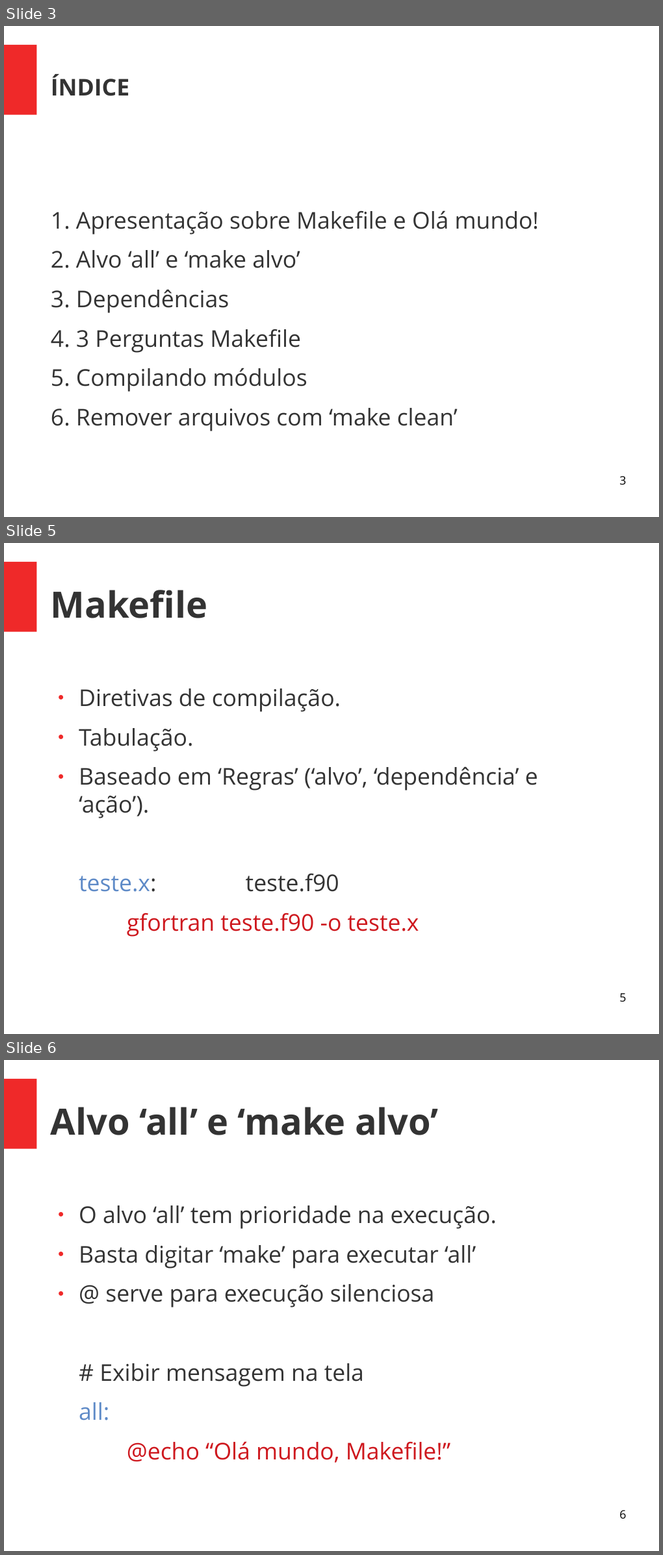
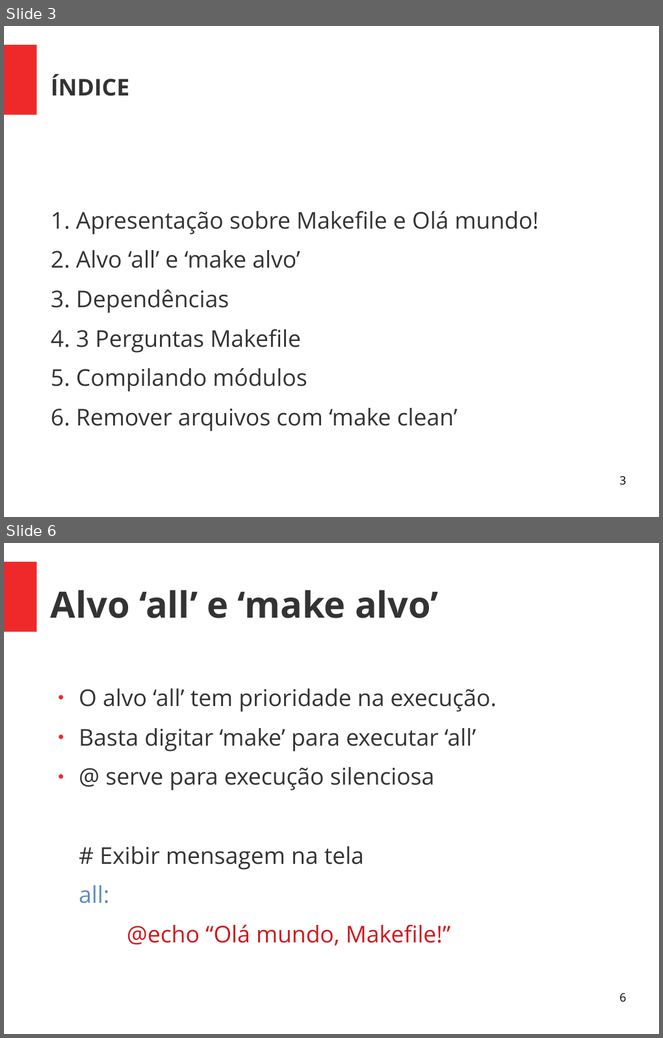
Before and after one commit to Rodolfo-Dirack/qualificacao-doutorado, a slide deck: slides/Apresentacao_qualificacao.odp. Shown one above the other, each under a label of ours: slides 3, 5 and 6 before the commit, slides 3 and 6 after it; the slides between them are not shown. The pictures are 663x1555 and 663x1038 pixels, drawn with LibreOffice and Linux fonts; fonts in the diff are those of the drawing. Boxes give left, top, right and bottom in pixels: in the first picture for what was removed or moved away, otherwise in the second. Text is boxed around its words. In the diff, an @@ line names an element or a change of style, - is before the commit and + after.

```diff
--- a/slides/Apresentacao_qualificacao.odp
+++ b/slides/Apresentacao_qualificacao.odp
@@ slide 5 removed at (4, 543, 659, 1034), background #FFFFFF; not listed: 1 template element that a slide beside it also shows @@
@@ title removed at (51, 590, 208, 618) @@
-Makefile
@@ text removed at (79, 689, 538, 937) @@
-● Diretivas de compilação.
-● Tabulação.
-● Baseado em ‘Regras’ (‘alvo’, ‘dependência’ e ‘ação’).
-teste.x: teste.f90
-gfortran teste.f90 -o teste.x
@@ page number removed at (620, 993, 626, 1002) @@
-5
```
Also in this commit, not shown: 1 slide changed, 3 slides added, 2 other slides removed.
